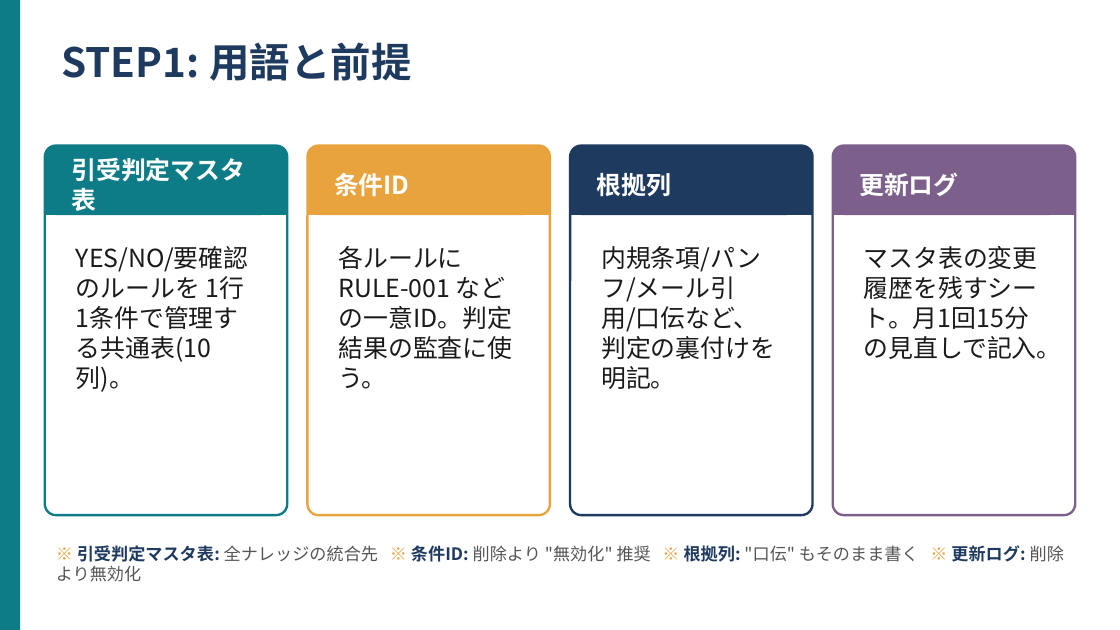
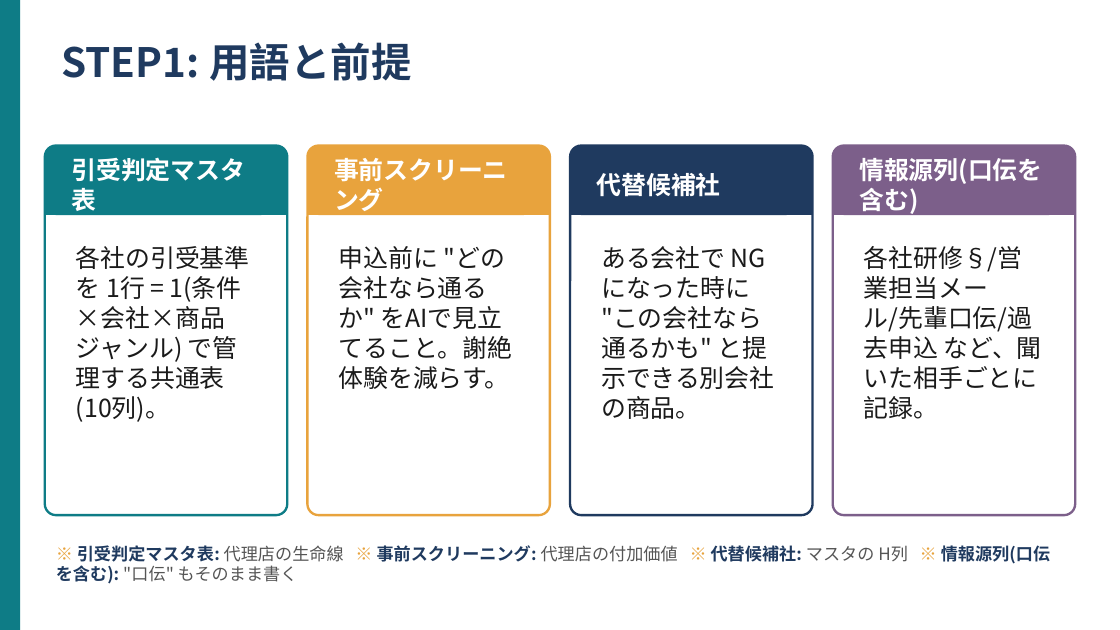
Before and after one commit to kana-story-321/github.io, a slide deck: slide 3 of lecture_pptx/out/s15/ワーク01.pptx. Drawn at 1120x630 pixels with LibreOffice and Linux fonts; fonts in the diff are those of the drawing. Boxes give left, top, right and bottom in pixels: in the first picture for what was removed or moved away, otherwise in the second. Text is boxed around its words. In the diff, an @@ line names an element or a change of style, - is before the commit and + after.

```diff
--- a/lecture_pptx/out/s15/ワーク01.pptx
+++ b/lecture_pptx/out/s15/ワーク01.pptx
@@ text at (334, 158, 508, 216): text changed @@
-条件ID
+事前スクリーニング
@@ text at (597, 173, 721, 197): text changed @@
-根拠列
+代替候補社
@@ text at (859, 158, 1042, 216): text changed @@
-更新ログ
+情報源列(口伝を含む)
@@ text at (76, 246, 250, 422): text changed @@
-YES/NO/要確認 のルールを 1行1条件で管理する共通表(10列)。
+各社の引受基準を 1行 = 1(条件×会社×商品ジャンル) で管理する共通表(10列)。
@@ text at (339, 246, 513, 389): text changed @@
-各ルールに RULE-001 などの一意ID。判定結果の監査に使う。
+申込前に "どの会社なら通るか" をAIで見立てること。謝絶体験を減らす。
@@ text at (601, 246, 774, 419): text changed @@
-内規条項/パンフ/メール引用/口伝など、判定の裏付けを明記。
+ある会社で NG になった時に "この会社なら通るかも" と提示できる別会社の商品。
@@ text at (864, 246, 1042, 419): text changed @@
-マスタ表の変更履歴を残すシート。月1回15分の見直しで記入。
+各社研修§/営業担当メール/先輩口伝/過去申込 など、聞いた相手ごとに記録。
@@ text at (56, 545, 1050, 584): text changed; text colour #555555 to #1F3A5F; bold on @@
-※ 引受判定マスタ表: 全ナレッジの統合先 ※ 条件ID: 削除より "無効化" 推奨 ※ 根拠列: "口伝" もそのまま書く ※ 更新ログ: 削除より無効化
+※ 引受判定マスタ表: 代理店の生命線 ※ 事前スクリーニング: 代理店の付加価値 ※ 代替候補社: マスタの H列 ※ 情報源列(口伝を含む): "口伝" もそのまま書く
```
Also in this commit, not shown: 7 other slides changed, 19 other files.
